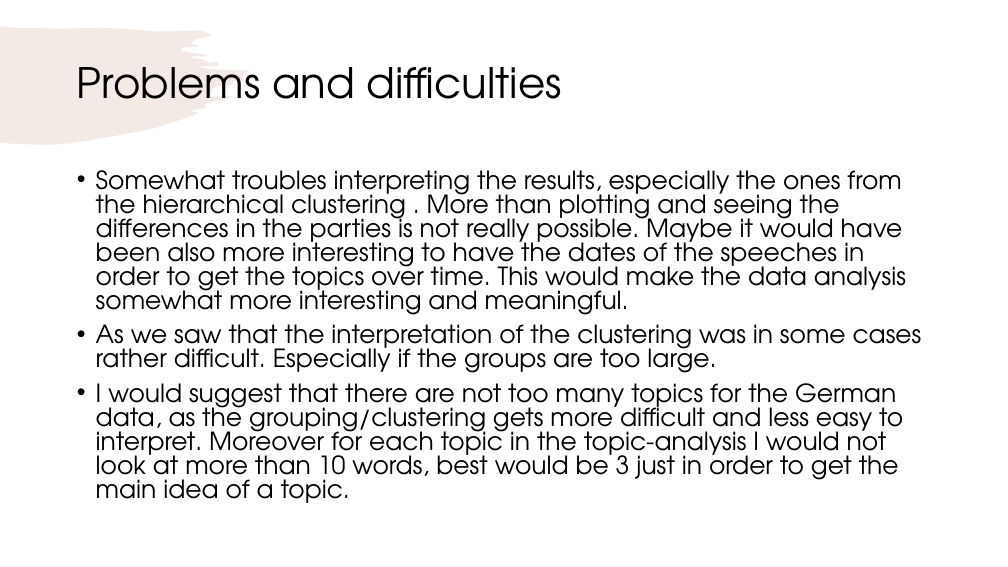
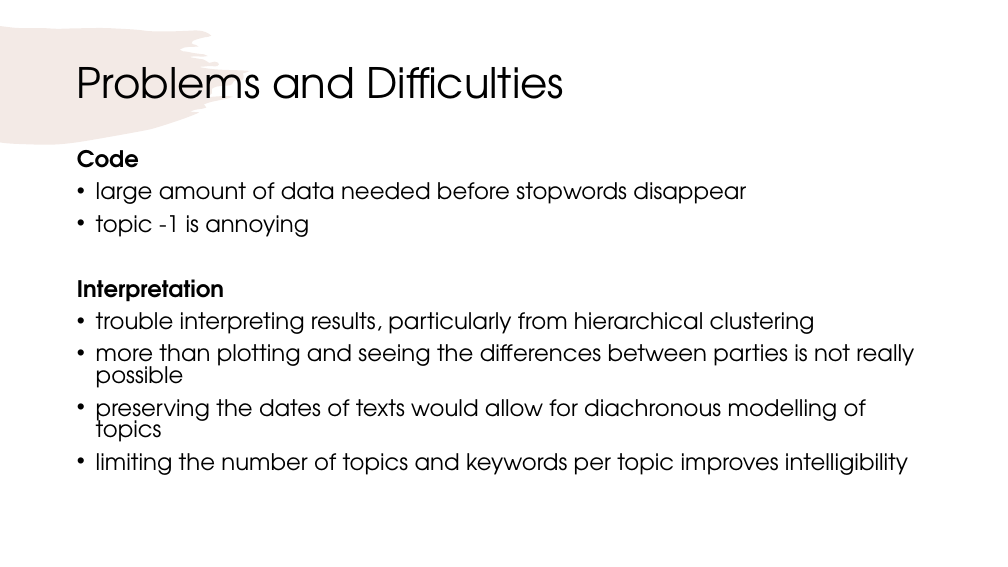
Before and after one commit to rfahrn/Exercise_3, a slide deck: slide 12 of Report – Key Findings.pptx. Drawn at 1008x567 pixels with LibreOffice and Linux fonts; fonts in the diff are those of the drawing. Boxes give left, top, right and bottom in pixels: in the first picture for what was removed or moved away, otherwise in the second. Text is boxed around its words. In the diff, an @@ line names an element or a change of style, - is before the commit and + after.

```diff
--- a/Report – Key Findings.pptx
+++ b/Report – Key Findings.pptx
@@ title at [77, 67, 565, 99]: text changed @@
-Problems and difficulties
+Problems and Difficulties
@@ text at [77, 150, 914, 475]: text changed; size 23.8 to 21.7 pt @@
-• Somewhat troubles interpreting the results, especially the ones from the hierarchical clustering . More than plotting and seeing the differences in the parties is not really possible. Maybe it would have been also more interesting to have the dates of the speeches in order to get the topics over time. This would make the data analysis somewhat more interesting and meaningful.
-• As we saw that the interpretation of the clustering was in some cases rather difficult. Especially if the groups are too large.
-• I would suggest that there are not too many topics for the German data, as the grouping/clustering gets more difficult and less easy to interpret. Moreover for each topic in the topic-analysis I would not look at more than 10 words, best would be 3 just in order to get the main idea of a topic.
+Code
+• large amount of data needed before stopwords disappear
+• topic -1 is annoying
+Interpretation
+• trouble interpreting results, particularly from hierarchical clustering
+• more than plotting and seeing the differences between parties is not really possible
+• preserving the dates of texts would allow for diachronous modelling of topics
+• limiting the number of topics and keywords per topic improves intelligibility
```
Also in this commit, not shown: 10 other slides changed, 1 other file.
